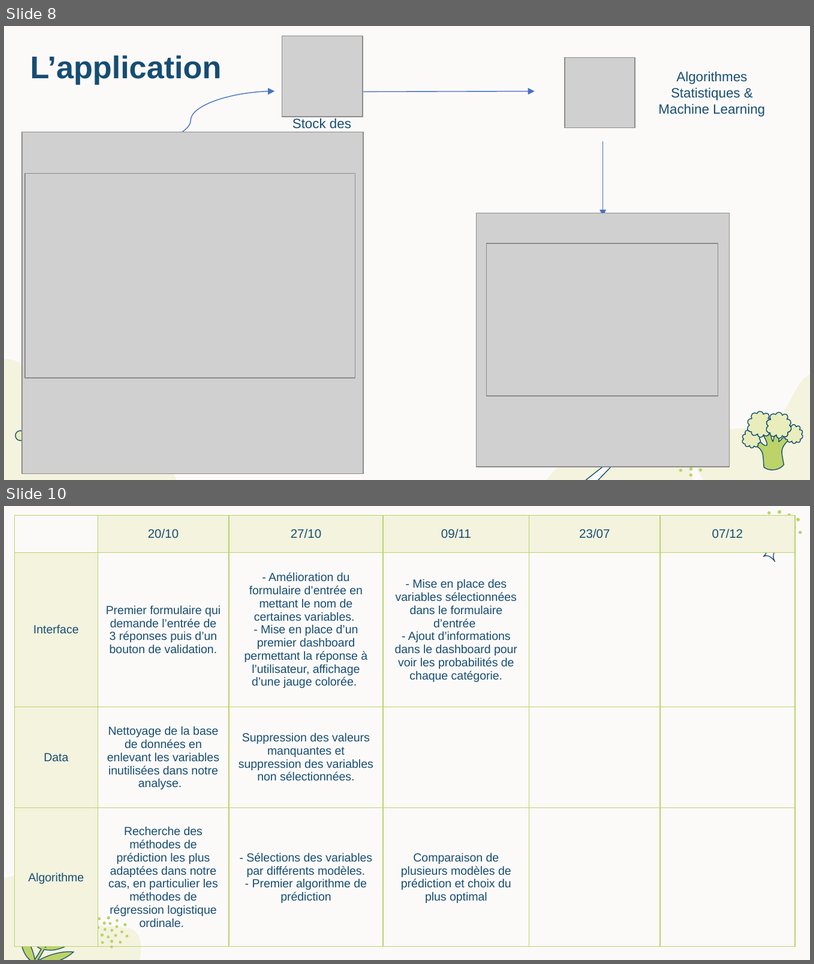
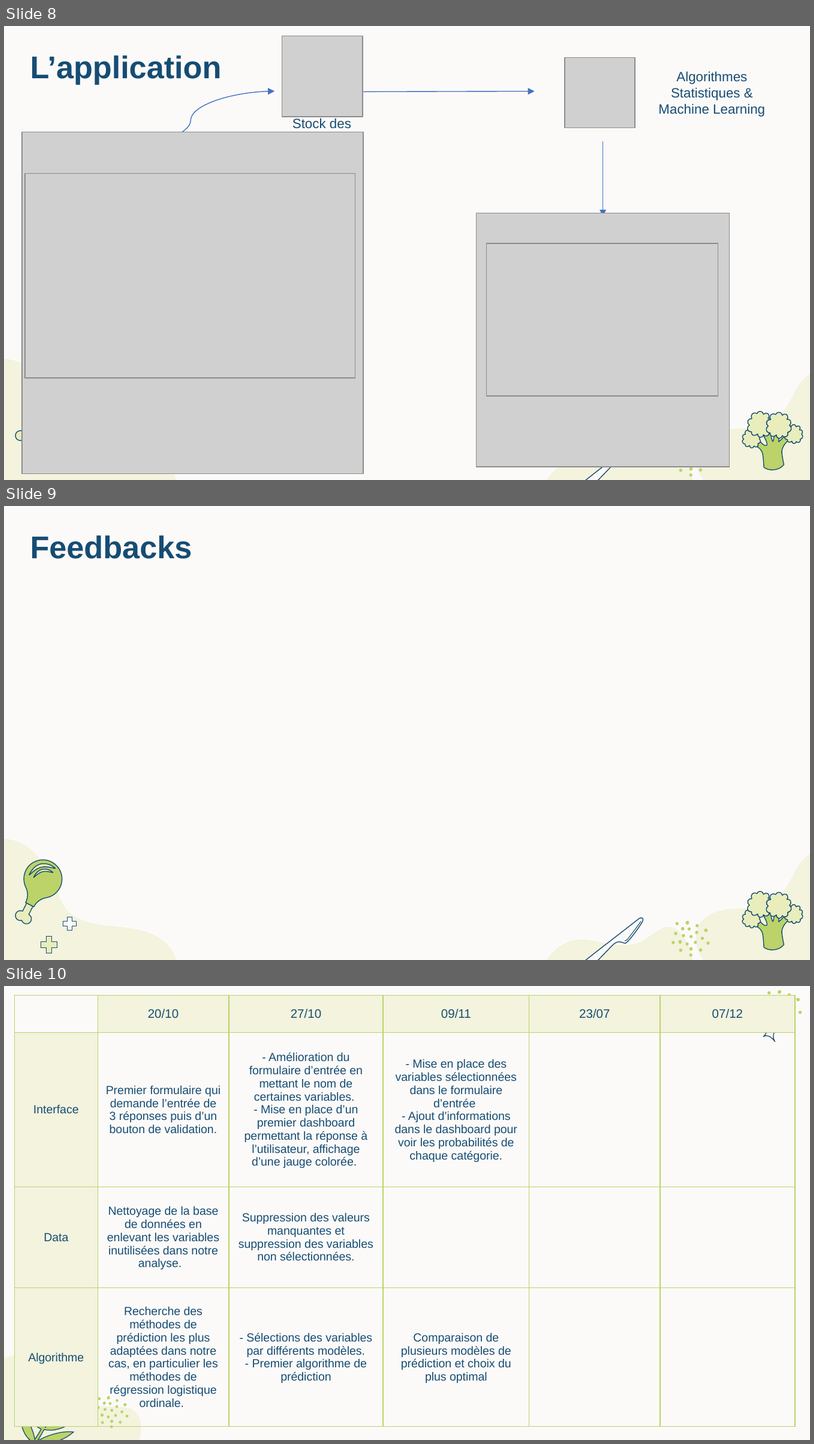
Before and after one commit to ElBaron86/Nutri-Score-Prediction, a slide deck: docs/sprint2.pptx. Shown one above the other, each under a label of ours: slides 8 and 10 before the commit, slides 8, 9 and 10 after it; the slides between them are not shown. The pictures are 814x964 and 814x1444 pixels, drawn with LibreOffice and Linux fonts; fonts in the diff are those of the drawing; grey boxes stand for pictures. Boxes give left, top, right and bottom in pixels: in the first picture for what was removed or moved away, otherwise in the second. Text is boxed around its words. In the diff, an @@ line names an element or a change of style, - is before the commit and + after.

```diff
--- a/docs/sprint2.pptx
+++ b/docs/sprint2.pptx
@@ slide 9 added at <box>4,506,810,960</box>, background #FCFAF9; not listed: 17 template elements that a slide beside it also shows @@
@@ title added at <box>30,535,192,559</box>, 28 pt, text #164D73, bold @@
+Feedbacks
@@ group added at <box>27,858,645,941</box>: 4 freeform shapes @@
@@ group added at <box>672,921,710,945</box>: 15 freeform shapes @@
```
Also in this commit, not shown: 1 slide removed.
